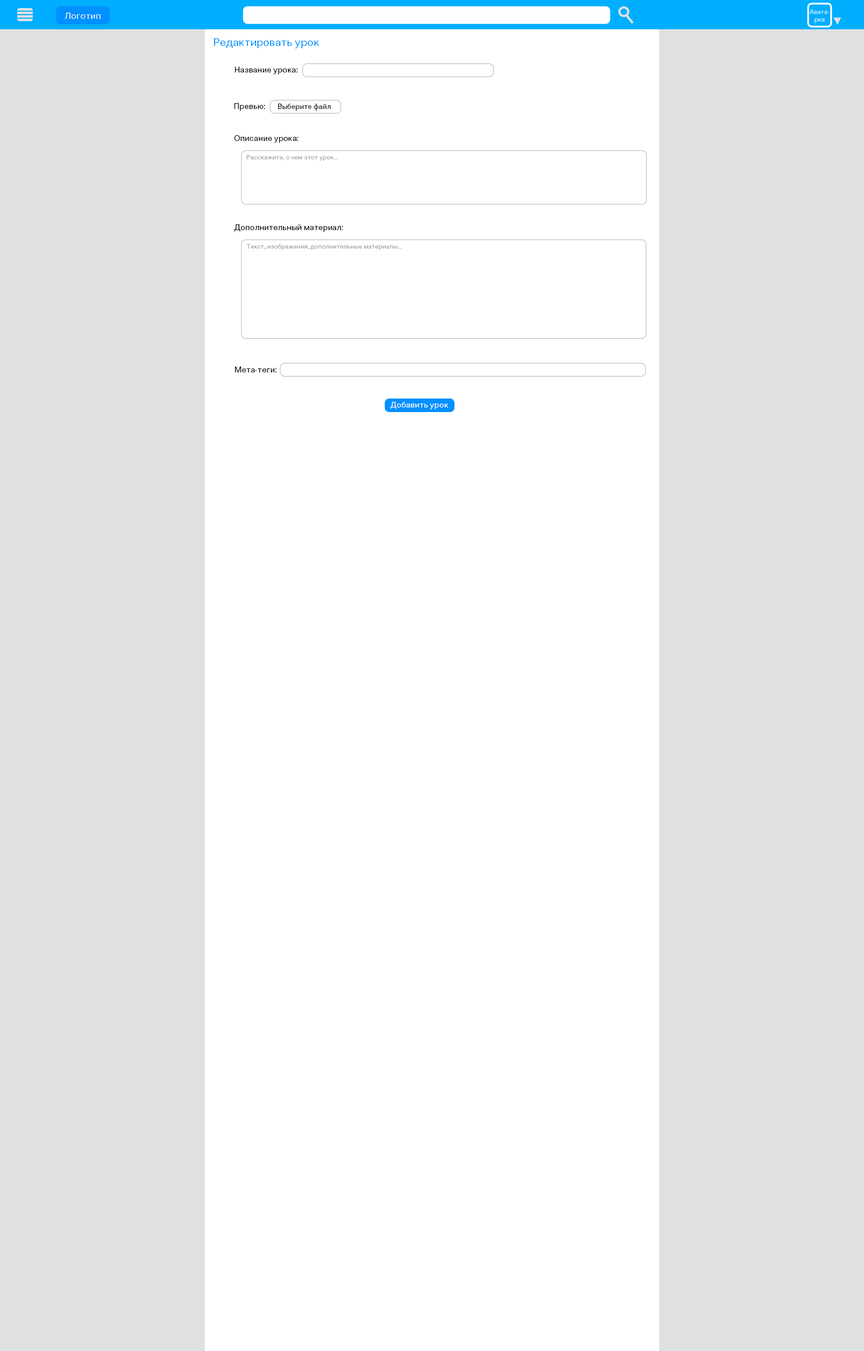
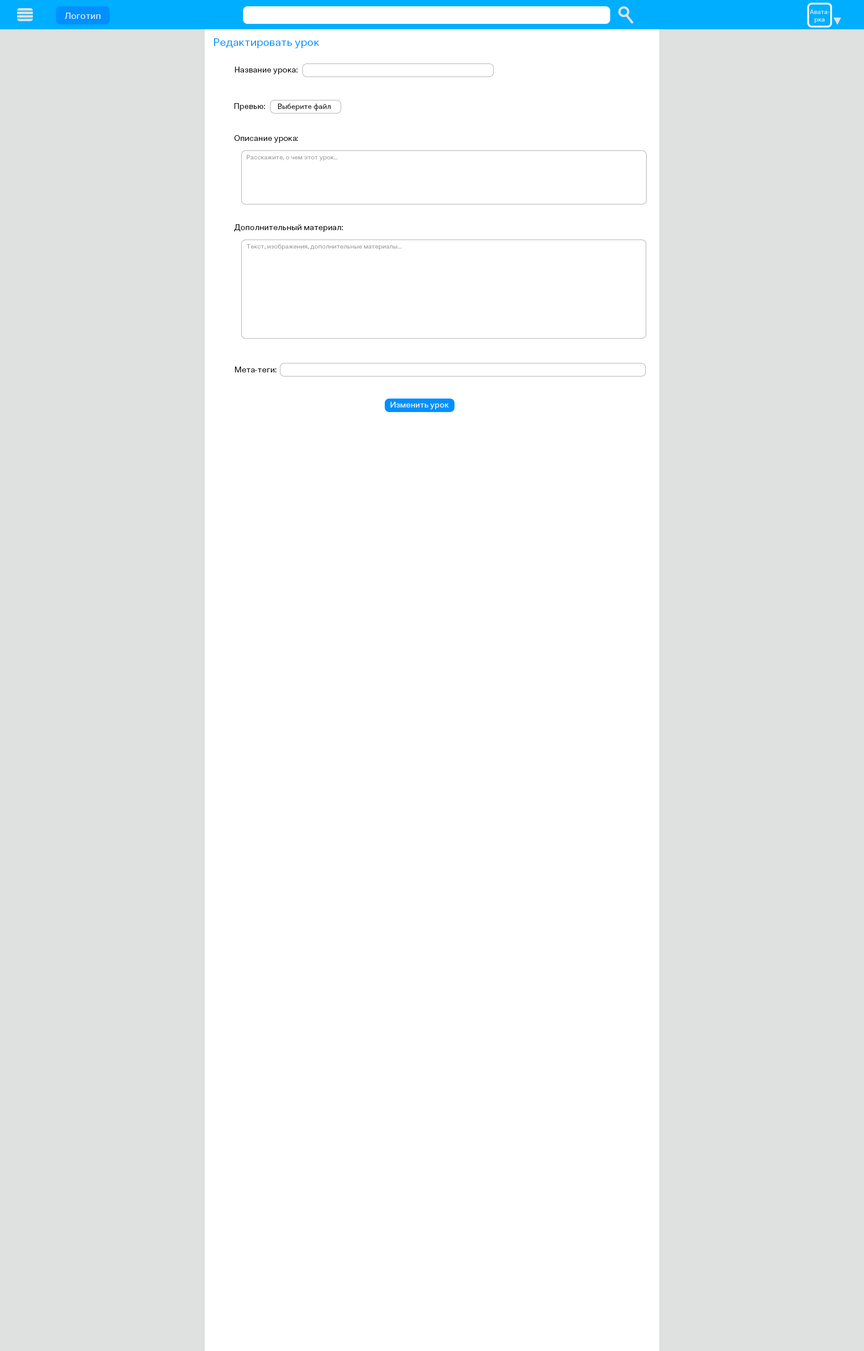
Layer changes from the first 864x1351 image to the second:
renamed "Добавить урок" to "Изменить урок", painted on it over [390, 401, 449, 410]
